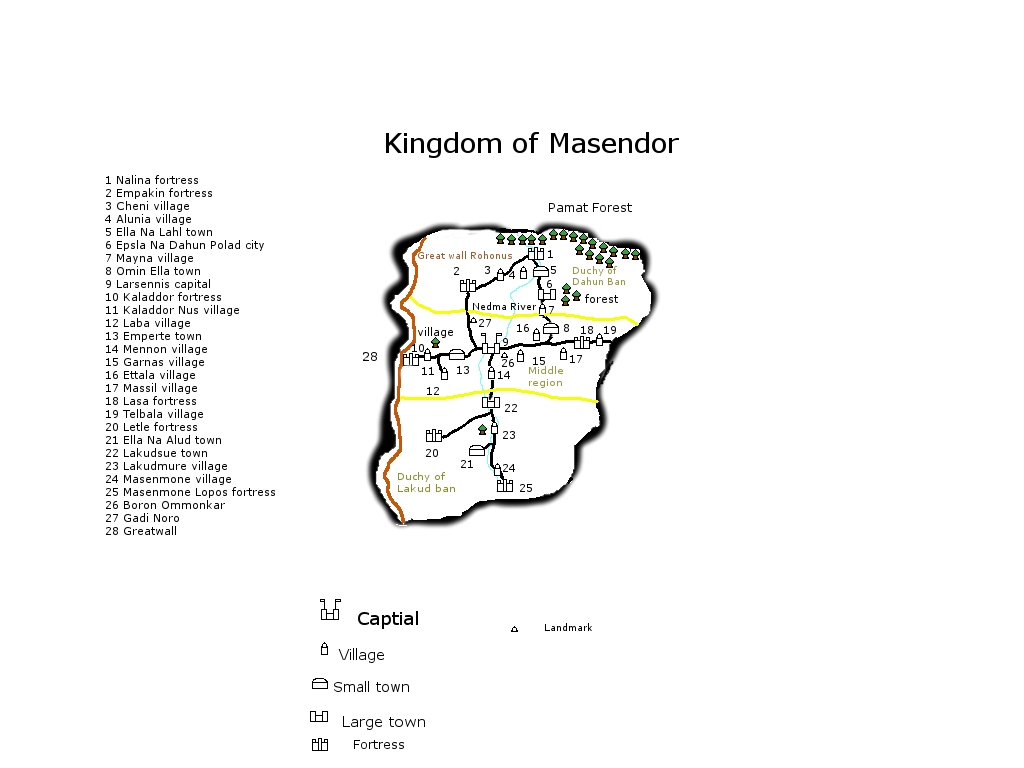
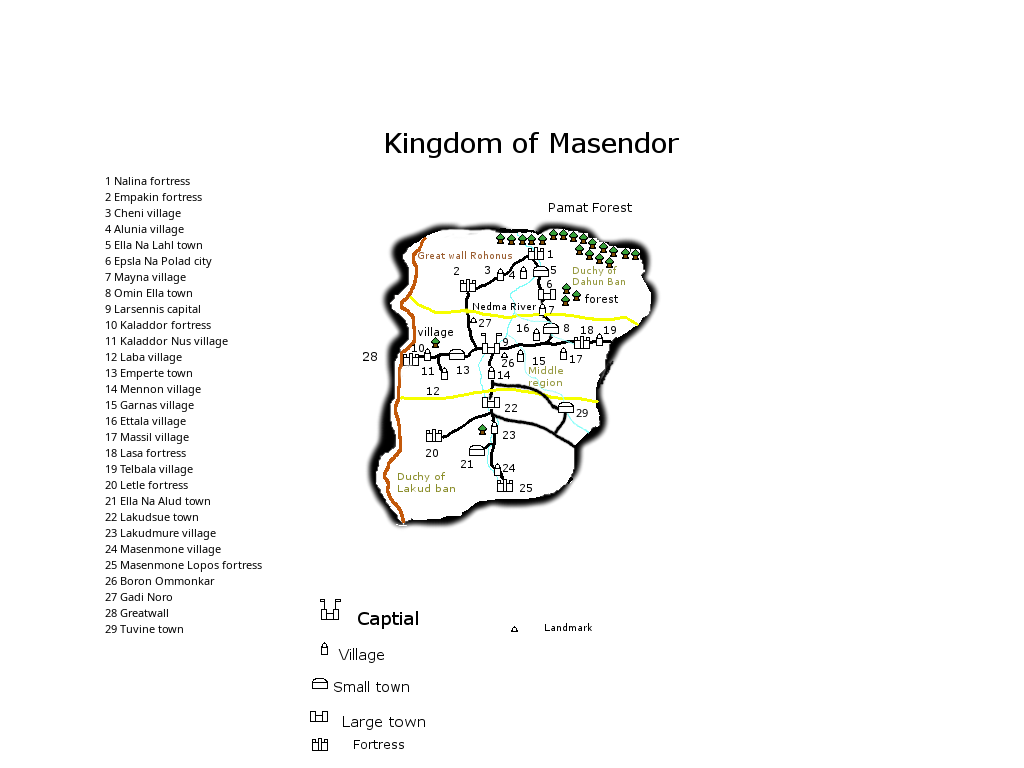
Layered file, before and after one edit (1024 x 768). Changes by layer:
painted on "1 Nalina fortress ..." over bbox(105, 175, 275, 633)
added layer "29" above "Background" over bbox(576, 409, 588, 417)
painted on "Background" over bbox(462, 308, 589, 449)
